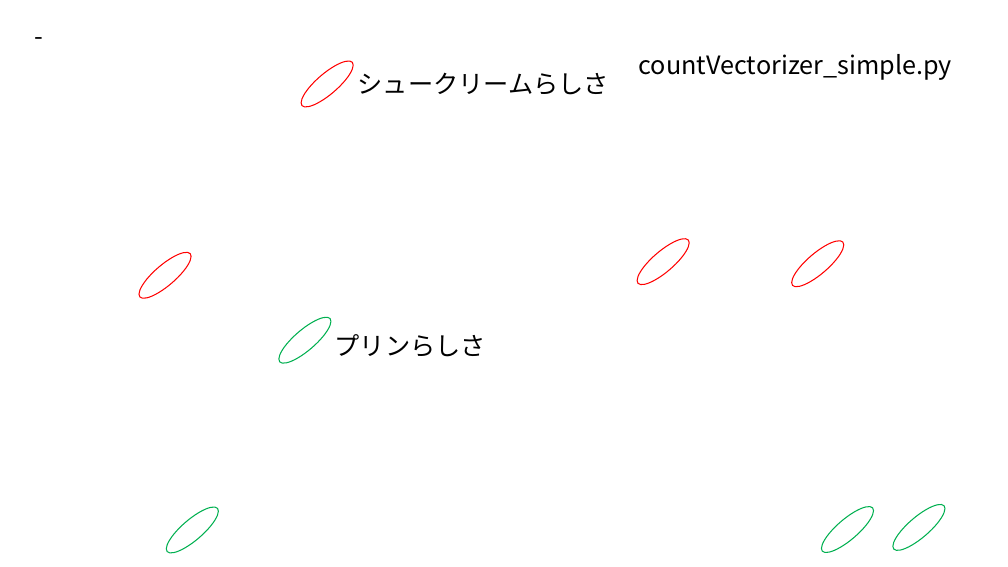
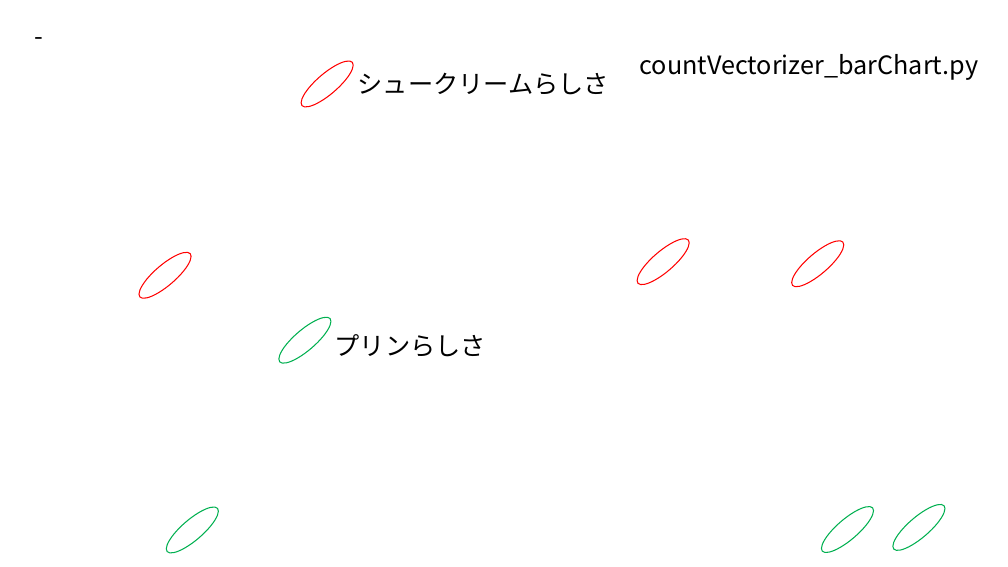
Before and after one commit to ueharaLab/NLP3_BoW, a slide deck: slide 20 of textmining3 BOW.pptx. Drawn at 1008x567 pixels with LibreOffice and Linux fonts; fonts in the diff are those of the drawing; background and template pictures are left out. Boxes give left, top, right and bottom in pixels: in the first picture for what was removed or moved away, otherwise in the second. Text is boxed around its words. In the diff, an @@ line names an element or a change of style, - is before the commit and + after.

```diff
--- a/textmining3 BOW.pptx
+++ b/textmining3 BOW.pptx
@@ text at box(640, 54, 979, 80): text changed @@
-countVectorizer_simple.py
+countVectorizer_barChart.py
```
Also in this commit, not shown: 5 other slides changed, 3 other files.
